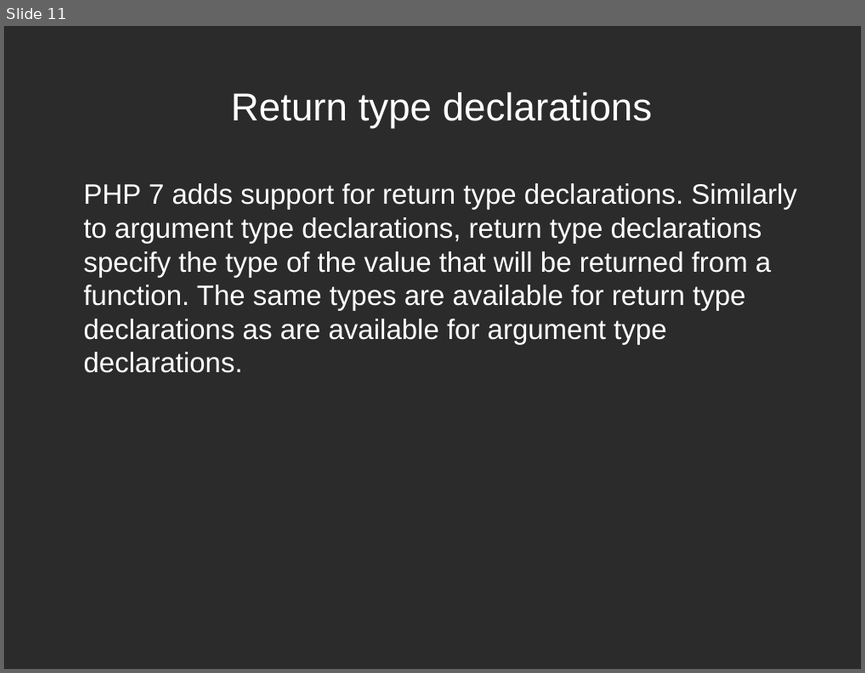
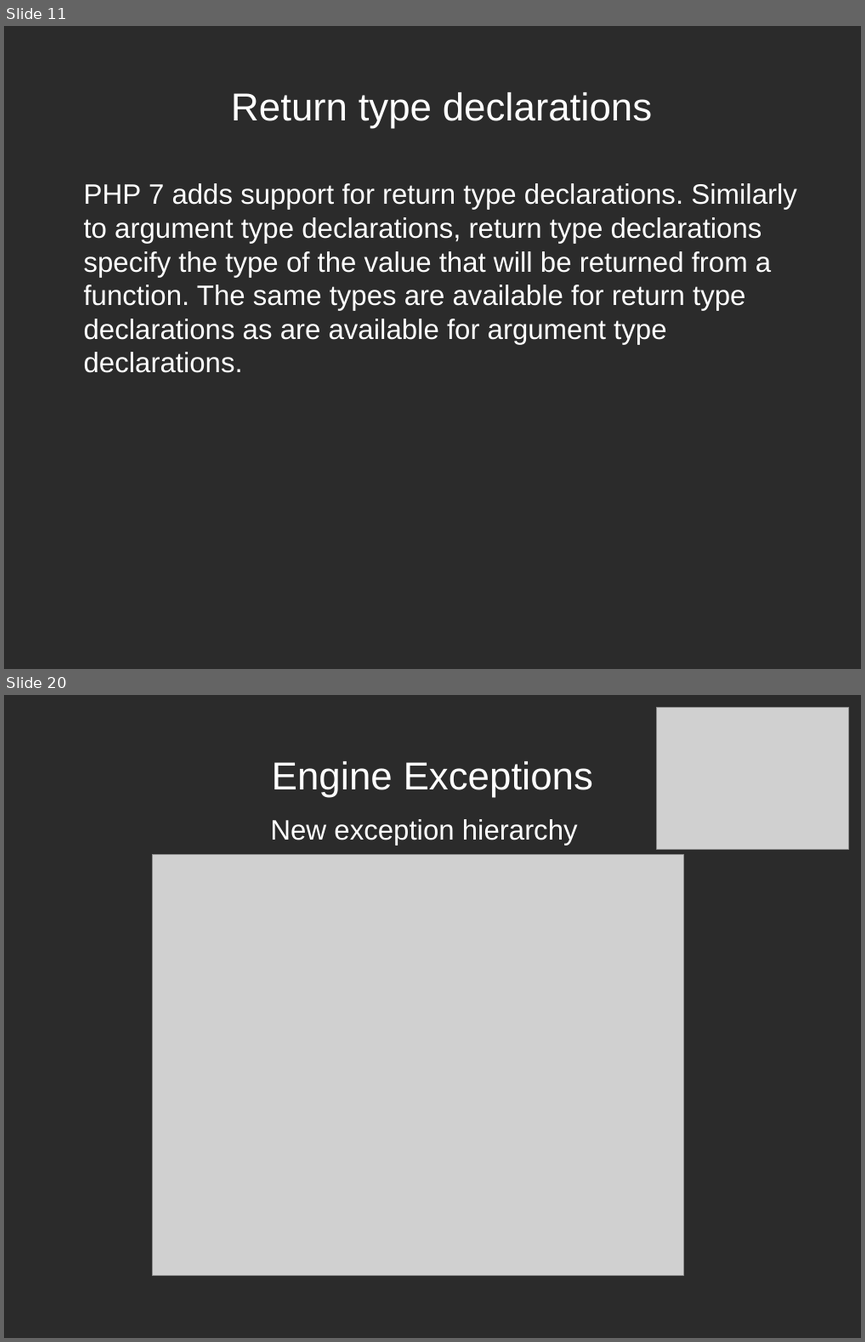
Before and after one commit to rmichal1/php7prezentacja, a slide deck: php7.odp. Shown one above the other, each under a label of ours: slide 11 before the commit, slides 11 and 20 after it; the slides between them are not shown. The pictures are 865x673 and 865x1342 pixels, drawn with LibreOffice and Linux fonts; fonts in the diff are those of the drawing; grey boxes stand for pictures; background and template pictures are left out; a plain dark background stands for a picture behind light text. Boxes give left, top, right and bottom in pixels: in the first picture for what was removed or moved away, otherwise in the second. Text is boxed around its words. In the diff, an @@ line names an element or a change of style, - is before the commit and + after.

```diff
--- a/php7.odp
+++ b/php7.odp
@@ slide 20 added at (4, 695, 861, 1338), background picture (left out) @@
@@ picture added at (656, 708, 848, 849) @@
@@ title added at (272, 761, 594, 797), 36 pt, text #FFFFFF @@
+Engine Exceptions
@@ text added at (270, 819, 578, 845), 26 pt, text #FFFFFF @@
+New exception hierarchy
@@ picture added at (153, 855, 683, 1275) @@
```
Also in this commit, not shown: 3 slides changed, 14 other slides added, 39 other files.
